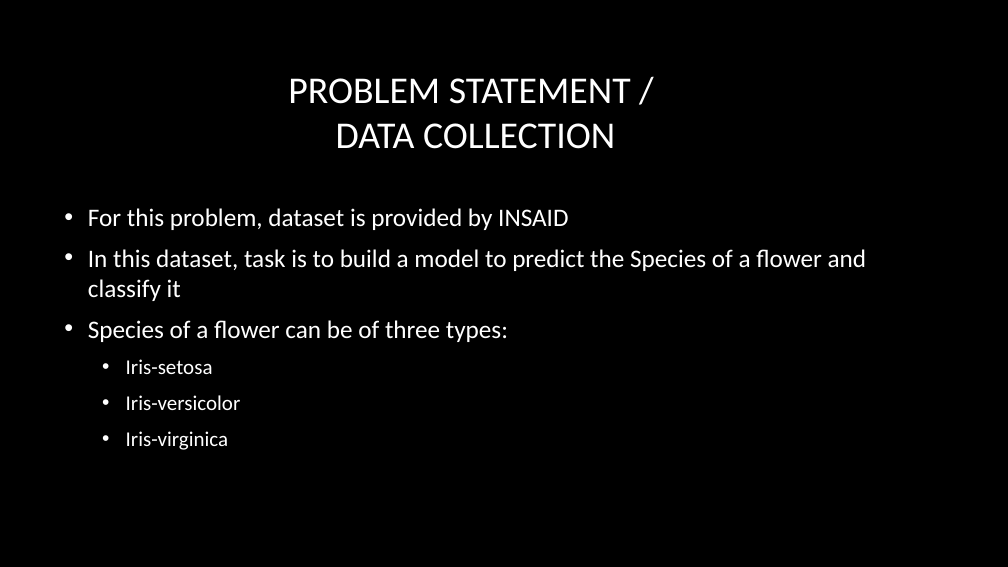
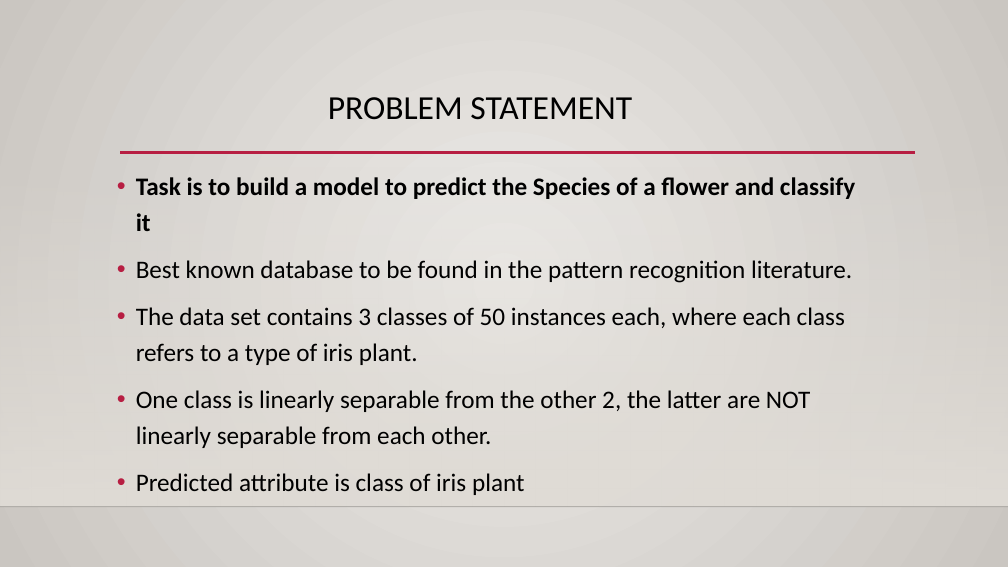
Before and after one commit to rajgupta-github/MachineLearning-with-Python, a slide deck: slide 2 of projects/IrisDataSetClassifier/MLIntermediate Project - Iris Classifier.pptx. Drawn at 1008x567 pixels with LibreOffice and Linux fonts; fonts in the diff are those of the drawing; background and template pictures are left out. Boxes give left, top, right and bottom in pixels: in the first picture for what was removed or moved away, otherwise in the second. Text is boxed around its words. In the diff, an @@ line names an element or a change of style, - is before the commit and + after.

```diff
--- a/projects/IrisDataSetClassifier/MLIntermediate Project - Iris Classifier.pptx
+++ b/projects/IrisDataSetClassifier/MLIntermediate Project - Iris Classifier.pptx
@@ background picture (left out) to gradient #ECEAE7 to #CAC7C1 @@
@@ title "PROBLEM STATEMENT" at box(328, 97, 632, 120): vertical alignment middle to top @@
@@ title at box(328, 97, 632, 120): text changed; size 36 to 32 pt; text colour #FFFFFF to #000000 @@
-PROBLEM STATEMENT /
-DATA COLLECTION
+PROBLEM STATEMENT
@@ rectangle added at box(0, 167, 1008, 507), fill gradient #DFDBD5 @@
@@ text "Task is to build a ..." at box(136, 177, 855, 495): vertical alignment middle to top @@
@@ line added from (120, 153) to (915, 153), #B71E42 2.5 pt @@
@@ text at box(136, 177, 855, 495): text changed; text colour #FFFFFF to #000000 @@
-• For this problem, dataset is provided by INSAID
-• In this dataset, task is to build a model to predict the Species of a flower and classify it
-• Species of a flower can be of three types:
-  • Iris-setosa
-  • Iris-versicolor
-  • Iris-virginica
+• Task is to build a model to predict the Species of a flower and classify it
+• Best known database to be found in the pattern recognition literature.
+• The data set contains 3 classes of 50 instances each, where each class refers to a type of iris plant.
+• One class is linearly separable from the other 2, the latter are NOT linearly separable from each other.
+• Predicted attribute is class of iris plant
@@ line added from (0, 507) to (1008, 507), #000001 1 pt @@
```
Also in this commit, not shown: 9 other slides changed, 6 slides added, 5 slides removed, 6 other files.
